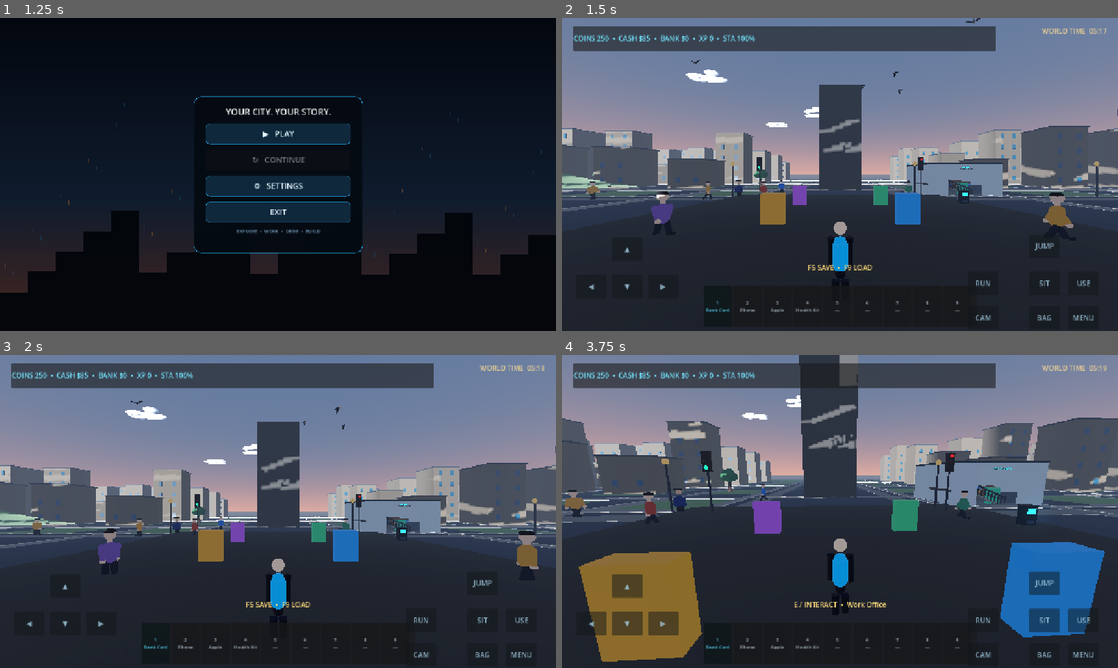
Above: before the commit, frames 1-4 (two rows, left to right).
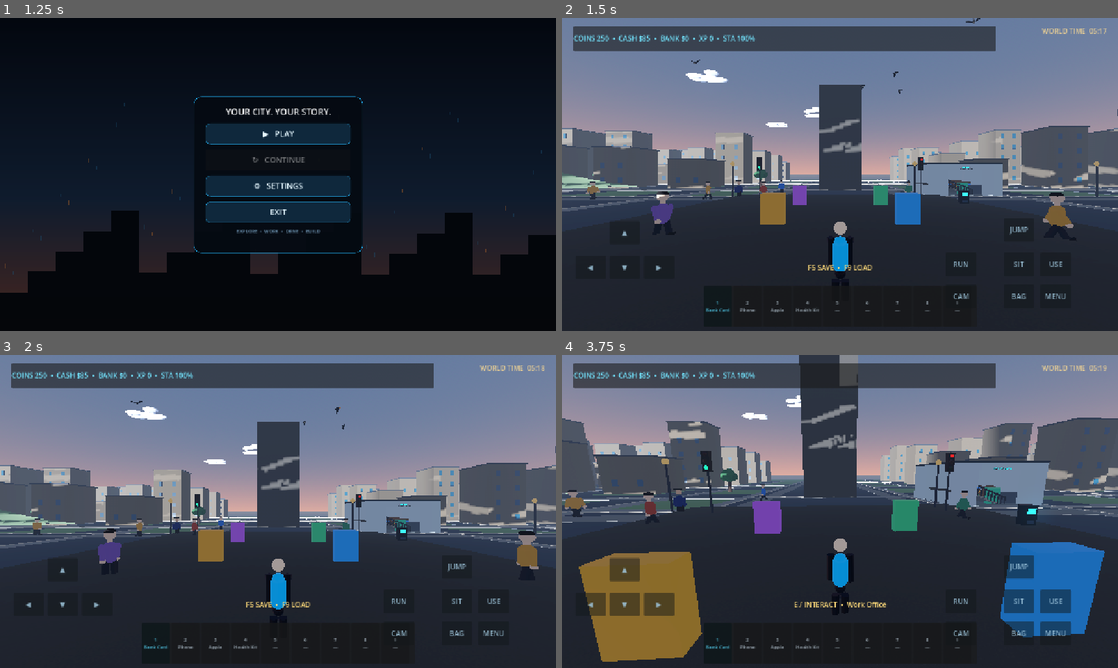
Above: after the commit, the same moments.

Repository: arezosaleh040-wq/Stickman
Game: Godot game, scene res://scenes/main.tscn
Two runs of this game, one before a commit and one after it. Both use one fixed random seed, a clock stepped at 60 frames per second and the inputs below.
Inputs (mouse positions are in pixels of both pictures, inside the frame that each line leads up to):
- Up to frame 1 (1.25 s): click "▲" at 0.5 s
- Up to frame 2 (1.5 s): click "▶ PLAY" at 1.25 s
- Up to frame 3 (2 s): no input
- Up to frame 4 (3.75 s): tap Enter at 2 s; move the mouse to (867, 511) at 2.02 s; hold Ctrl (crouch) 2.03-2.78 s; hold W (move_forward) from 2.03 s (still down); click (867, 511) at 2.17 s; tap Space (jump) at 2.27, 2.57, 3.02, 3.05, 3.32, 3.6 s; tap Shift (sprint) at 2.3, 2.85 s; move the mouse to (812, 511) at 2.77 s; move the mouse to (851, 505) at 3.52 s; hold Ctrl (crouch) from 3.53 s (still down)

Frame 1 is identical in both runs. In frame 2, 0.5% of the frame differs, in the area x 4-96%, y 66-97%; in frame 3, 0.5%; in frame 4, 4.4%, in the area x 4-96%, y 64-97%.
Error in both runs: Invalid call. Nonexistent 'float' constructor. (res://scripts/player.gd:307)

Commit message:
Fix mobile touch control sizing and layout positioning

Diff:
--- a/scripts/player.gd
+++ b/scripts/player.gd
@@ -600,14 +600,25 @@
 	touch_root.set_anchors_and_offsets_preset(Control.PRESET_FULL_RECT)
 	touch_root.mouse_filter = Control.MOUSE_FILTER_PASS
 	layer.add_child(touch_root)
-	var defaults := {
-		"move_forward": Vector2(0.09, 0.70), "move_left": Vector2(0.025, 0.82),
-		"move_back": Vector2(0.09, 0.82), "move_right": Vector2(0.155, 0.82),
-		"jump": Vector2(0.84, 0.69), "crouch": Vector2(0.84, 0.81),
-		"sprint": Vector2(0.73, 0.81), "interact": Vector2(0.91, 0.81),
-		"camera_toggle": Vector2(0.73, 0.92), "inventory_toggle": Vector2(0.84, 0.92),
-		"menu": Vector2(0.91, 0.92)
-	}
+	var defaults := {}
+	if touch_layout_left:
+		defaults = {
+			"move_forward": Vector2(0.09, 0.70), "move_left": Vector2(0.025, 0.82),
+			"move_back": Vector2(0.09, 0.82), "move_right": Vector2(0.155, 0.82),
+			"jump": Vector2(0.84, 0.69), "crouch": Vector2(0.84, 0.81),
+			"sprint": Vector2(0.73, 0.81), "interact": Vector2(0.91, 0.81),
+			"camera_toggle": Vector2(0.73, 0.92), "inventory_toggle": Vector2(0.84, 0.92),
+			"menu": Vector2(0.91, 0.92)
+		}
+	else:
+		defaults = {
+			"move_forward": Vector2(0.91, 0.70), "move_left": Vector2(0.845, 0.82),
+			"move_back": Vector2(0.91, 0.82), "move_right": Vector2(0.975, 0.82),
+			"jump": Vector2(0.16, 0.69), "crouch": Vector2(0.16, 0.81),
+			"sprint": Vector2(0.27, 0.81), "interact": Vector2(0.09, 0.81),
+			"camera_toggle": Vector2(0.27, 0.92), "inventory_toggle": Vector2(0.16, 0.92),
+			"menu": Vector2(0.09, 0.92)
+		}
 	for action in defaults:
 		if not touch_button_positions.has(action):
 			touch_button_positions[action] = defaults[action]
@@ -621,6 +632,7 @@
 		button.name = "Touch_" + action
 		button.text = captions[action]
 		button.custom_minimum_size = Vector2(70, 54) * touch_button_scale
+		button.size = button.custom_minimum_size
 		button.focus_mode = Control.FOCUS_NONE
 		button.mouse_filter = Control.MOUSE_FILTER_STOP
 		button.modulate = Color(0.72, 0.9, 1.0, 0.82)
@@ -658,8 +670,11 @@
 	for action in touch_buttons:
 		var button: Button = touch_buttons[action]
 		var normalized: Vector2 = touch_button_positions.get(action, Vector2(0.5, 0.5))
-		button.position = Vector2(normalized.x * touch_root.size.x, normalized.y * touch_root.size.y)
 		button.custom_minimum_size = Vector2(70, 54) * touch_button_scale
+		button.size = button.custom_minimum_size
+		var max_x := maxf(0.0, touch_root.size.x - button.size.x)
+		var max_y := maxf(0.0, touch_root.size.y - button.size.y)
+		button.position = Vector2(normalized.x * max_x, normalized.y * max_y)
 
 func _on_touch_action_down(action: String) -> void:
 	if touch_edit_mode:
@@ -820,6 +835,7 @@
 	layout.select(0 if touch_layout_left else 1)
 	layout.item_selected.connect(func(index: int):
 		touch_layout_left = index == 0
+		touch_button_positions.clear()
 		_rebuild_touch_controls()
 		_save_player_settings()
 	)
@@ -907,11 +923,13 @@
 	for button in get_tree().get_nodes_in_group("touch_game_buttons"):
 		if button is Button:
 			button.custom_minimum_size = Vector2(70, 54) * touch_button_scale
+			button.size = button.custom_minimum_size
 	_position_touch_buttons()
 
 func _rebuild_touch_controls() -> void:
 	var old := get_node_or_null("MobileControls")
 	if old:
+		remove_child(old)
 		old.queue_free()
 	touch_buttons.clear()
 	touch_root = null
